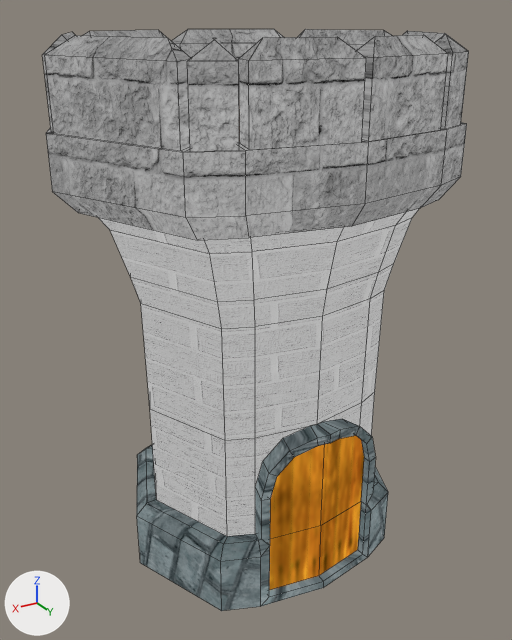
One commit to the Blender file test/dev/tinyswords_models/tower.blend: the scene before it, then after it.
Both versions are drawn from a 50 mm camera at (2.37, 3.93, 3.68) aimed at (-0.03, -0.07, 1.68). Every picture has the same lights, and +X, +Y and +Z are marked at lower left. Mesh edges are drawn as thin lines.
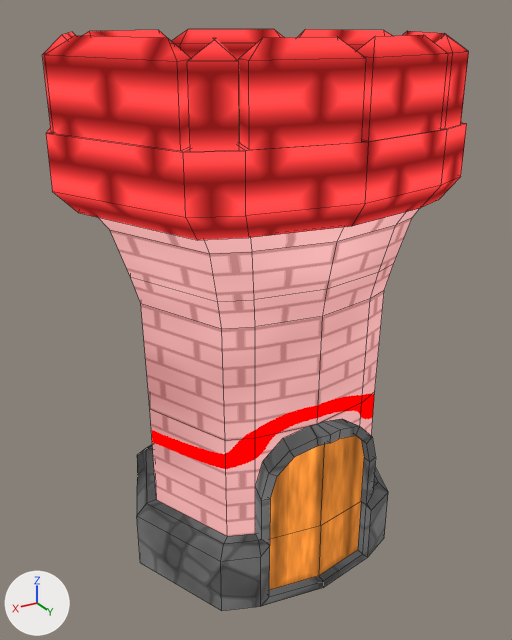
Edits to the bpy script that builds the scene:
```text
Add img_wall_blend2_3_png:
    img_wall_blend2_3_png = load_image('wall_blend2_3.png', 'tower/tex/wall_blend2_3.png', 512, 512, 'sRGB')
Add img_brick_math_v3_png:
    img_brick_math_v3_png = load_image('brick_math_v3.png', 'tower/tex/brick_math_v3.png', 512, 512, 'sRGB')
Add img_top_blend2_3_png:
    img_top_blend2_3_png = load_image('top_blend2_3.png', 'tower/tex/top_blend2_3.png', 512, 512, 'sRGB')
Add img_door_math_v3_png:
    img_door_math_v3_png = load_image('door_math_v3.png', 'tower/tex/door_math_v3.png', 512, 512, 'sRGB')
Change mat_wall:
    where n1 = _N.new('ShaderNodeTexImage'); n1.name = 'Image Texture'
    n1.image: img_plaster_brick_pattern_diff_1k_png -> img_wall_blend2_3_png
Change mat_brick:
    where n1 = _N.new('ShaderNodeTexImage'); n1.name = 'Image Texture'
    n1.image: img_seaworn_sandstone_brick_diff_1k_png -> img_brick_math_v3_png
Change mat_door:
    where n1 = _N.new('ShaderNodeTexImage'); n1.name = 'Image Texture'
    n1.image: img_wood_cabinet_worn_long_diff_1k_png -> img_door_math_v3_png
Change mat_top:
    where n1 = _N.new('ShaderNodeTexImage'); n1.name = 'Image Texture'
    n1.image: img_medieval_blocks_03_diff_1k_png -> img_top_blend2_3_png
```

Boxes [x1, y1, x2, y2] around the edits, measured in the pictures (512 x 640 px):
'Plane', surface changed (grey to pink): [42, 29, 469, 611] in both
